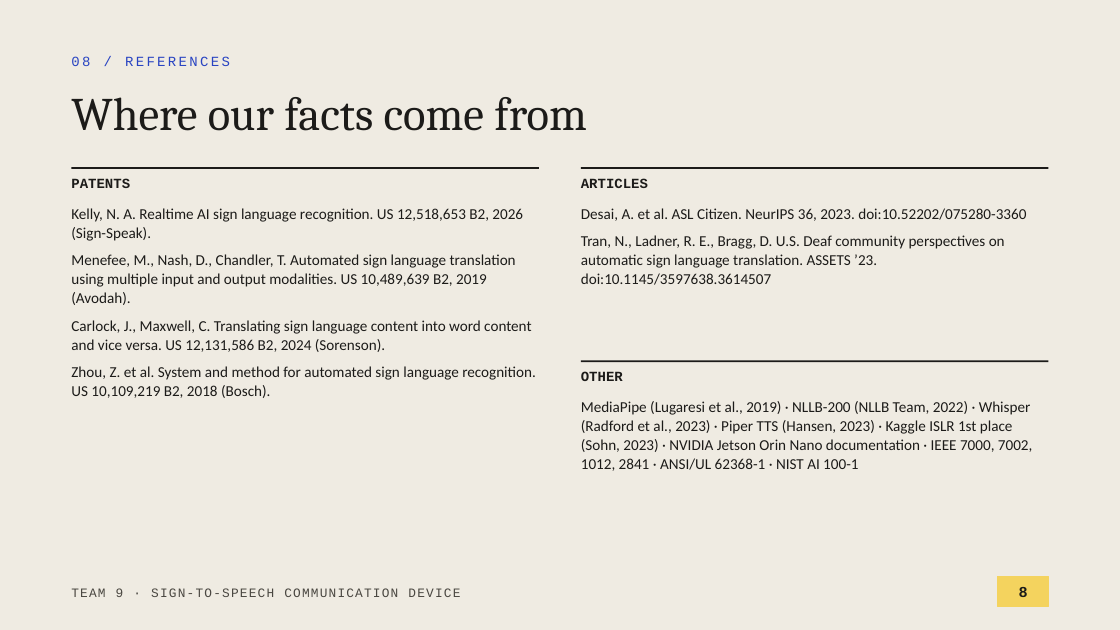
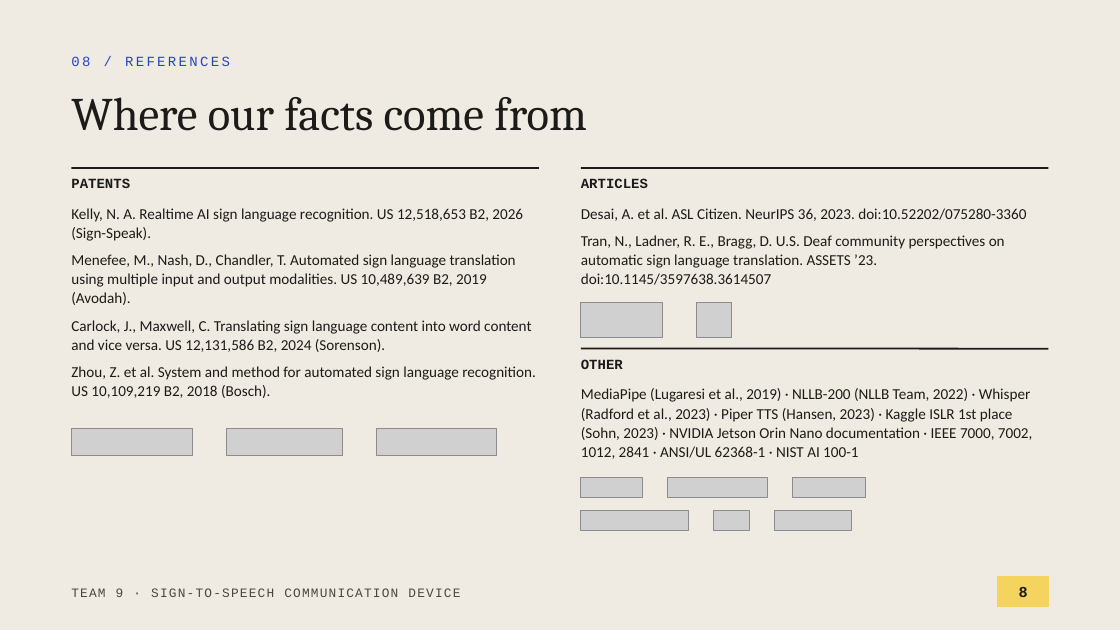
Before and after one commit to anxious956/Multilingual-Sign-to-Speech-Communication-Device, a slide deck: slide 8 of docs/presentation/Team9_Proposal_Presentation.pptx. Drawn at 1120x630 pixels with LibreOffice and Linux fonts; fonts in the diff are those of the drawing; grey boxes stand for pictures. Boxes give left, top, right and bottom in pixels: in the first picture for what was removed or moved away, otherwise in the second. Text is boxed around its words. In the diff, an @@ line names an element or a change of style, - is before the commit and + after.

```diff
--- a/docs/presentation/Team9_Proposal_Presentation.pptx
+++ b/docs/presentation/Team9_Proposal_Presentation.pptx
@@ picture added at box(581, 302, 664, 338) @@
@@ picture added at box(697, 302, 732, 338) @@
@@ text "OTHER": place and size @@
-text "OTHER" at box(581, 371, 623, 381)
+text "OTHER" at box(581, 359, 623, 369)
@@ line moved from (581, 361) - (1049, 361) to (581, 349) - (1049, 349) @@
@@ text "MediaPipe (Lugaresi et al., 2019) ...": place and size @@
-text "MediaPipe (Lugaresi et al., 2019) ..." at box(581, 401, 1032, 471)
+text "MediaPipe (Lugaresi et al., 2019) ..." at box(581, 388, 1032, 459)
@@ picture added at box(71, 429, 192, 455) @@
@@ picture added at box(226, 429, 343, 455) @@
@@ picture added at box(376, 429, 497, 455) @@
@@ picture added at box(581, 477, 643, 497) @@
@@ picture added at box(667, 477, 767, 497) @@
@@ picture added at box(793, 477, 866, 497) @@
@@ picture added at box(581, 511, 689, 531) @@
@@ picture added at box(713, 511, 749, 531) @@
@@ picture added at box(775, 511, 851, 531) @@
```
Also in this commit, not shown: 13 other files.
